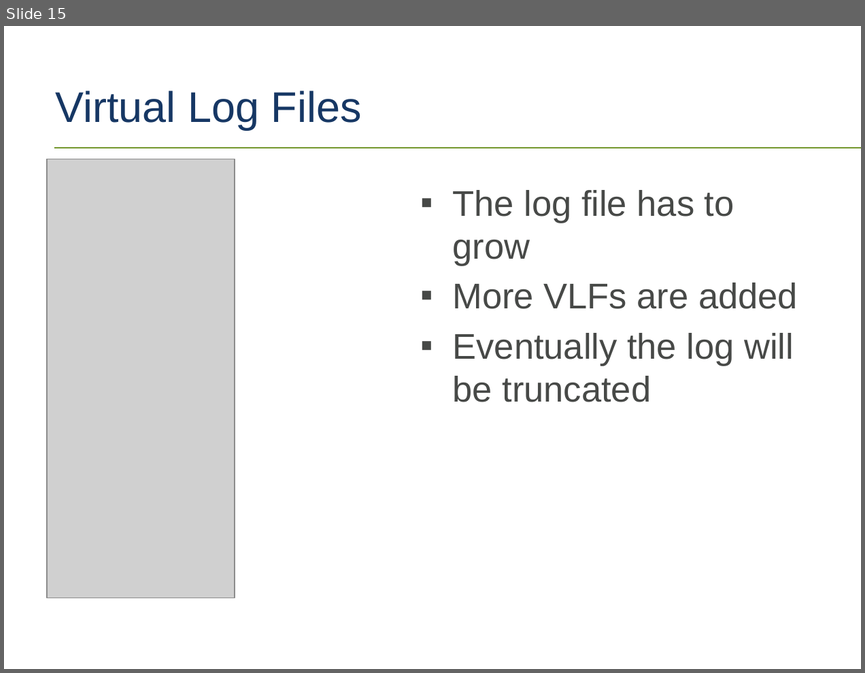
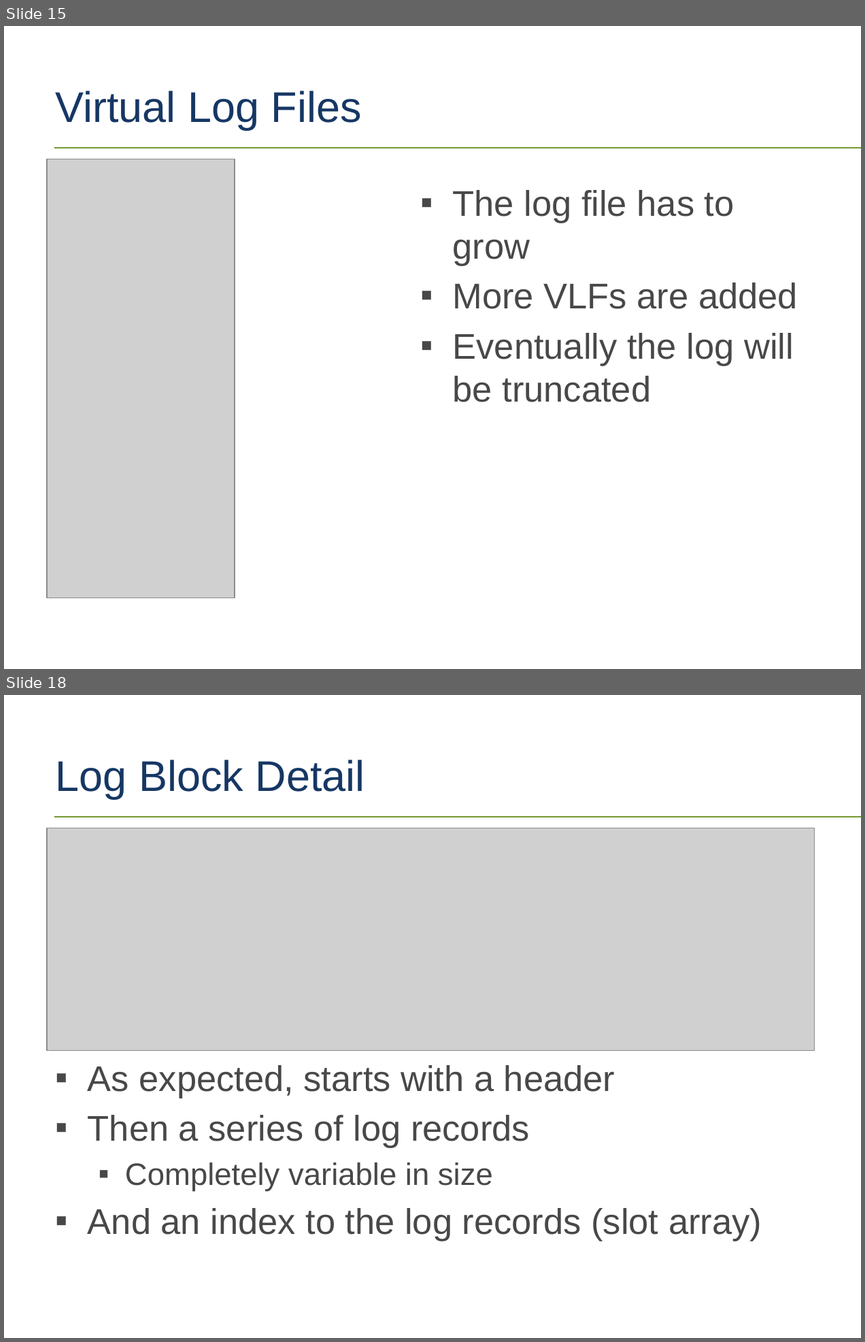
Before and after one commit to tf3604/LogFilePresentation, a slide deck: TransactionLog.pptx. Shown one above the other, each under a label of ours: slide 15 before the commit, slides 15 and 18 after it; the slides between them are not shown. The pictures are 865x673 and 865x1342 pixels, drawn with LibreOffice and Linux fonts; fonts in the diff are those of the drawing; grey boxes stand for pictures; background and template pictures are left out. Boxes give left, top, right and bottom in pixels: in the first picture for what was removed or moved away, otherwise in the second. Text is boxed around its words. In the diff, an @@ line names an element or a change of style, - is before the commit and + after.

```diff
--- a/TransactionLog.pptx
+++ b/TransactionLog.pptx
@@ slide 18 added at [4,695,861,1338], background #FFFFFF; not listed: 1 template element that a slide beside it also shows @@
@@ title added at [56,760,365,799], 36 pt, text #163764 @@
+Log Block Detail
@@ picture added at [47,828,815,1051] @@
@@ text added at [88,1065,762,1241], 30 pt, text #474947 @@
+▪ As expected, starts with a header
+▪ Then a series of log records
+  ▪ Completely variable in size
+▪ And an index to the log records (slot array)
```
Also in this commit, not shown: 4 slides changed, 2 other slides added, 1 other file.
